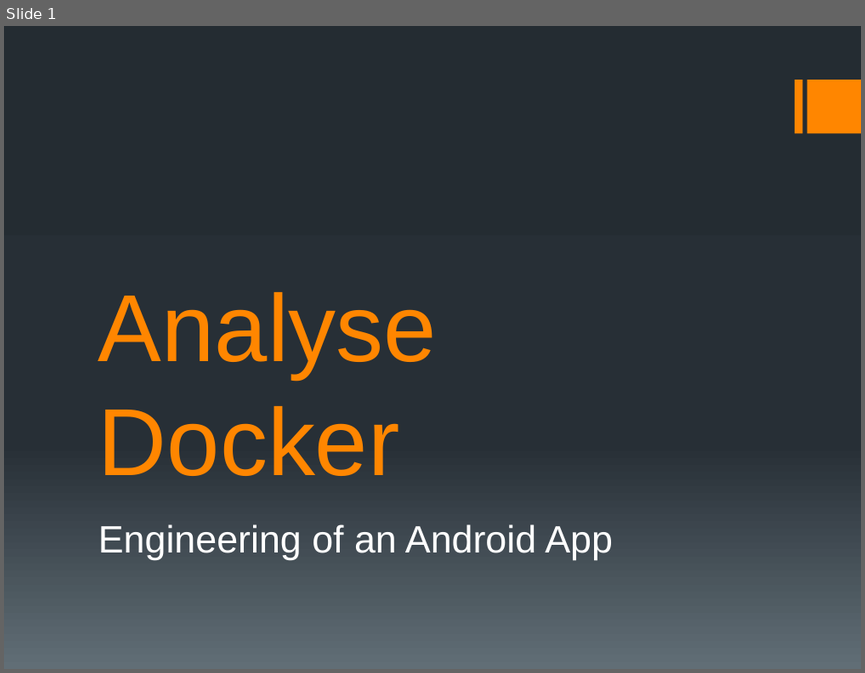
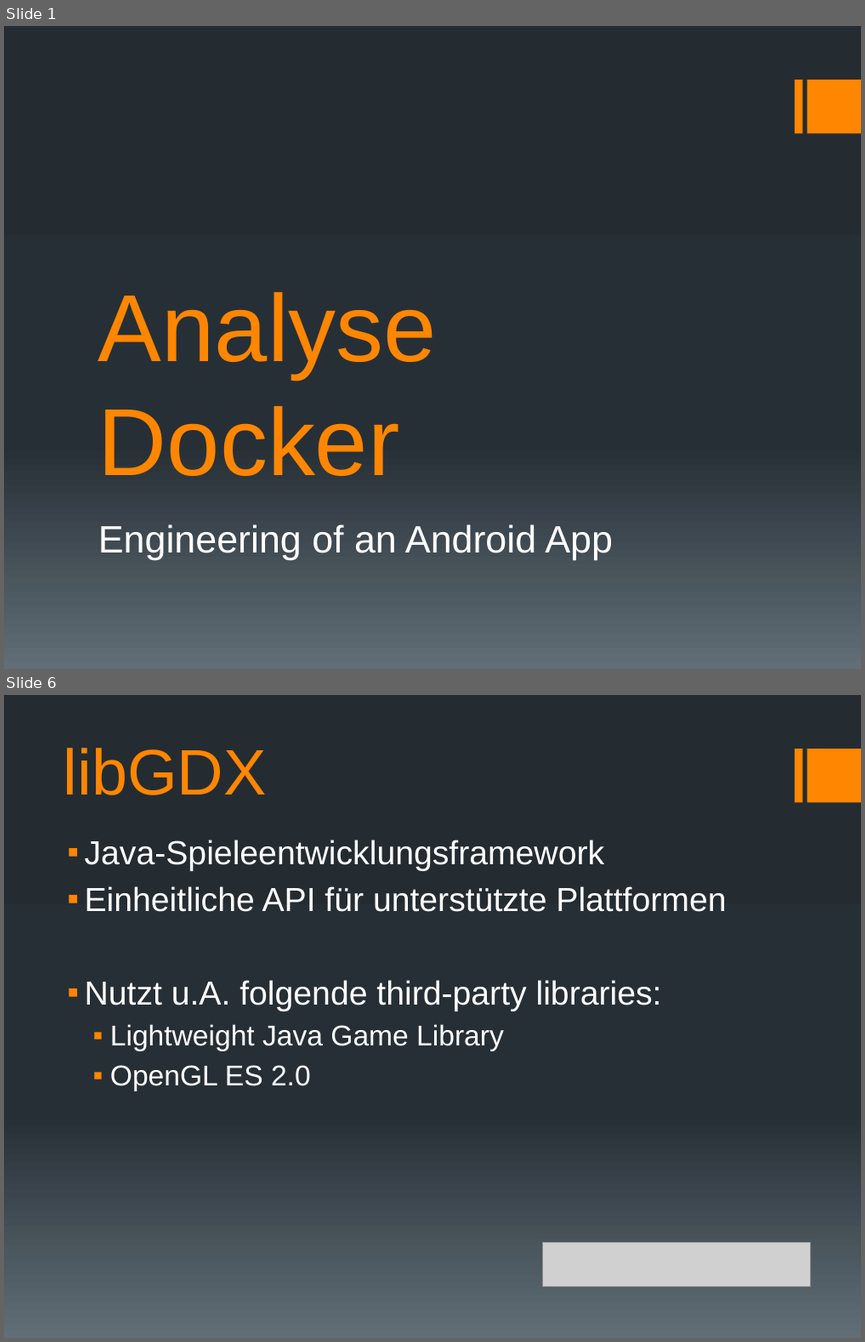
Before and after one commit to docker-apps/Docker, a slide deck: Documents/Analyse/Analyse_Präsentation_v1.pptx. Shown one above the other, each under a label of ours: slide 1 before the commit, slides 1 and 6 after it; the slides between them are not shown. The pictures are 865x673 and 865x1342 pixels, drawn with LibreOffice and Linux fonts; fonts in the diff are those of the drawing; grey boxes stand for pictures. Boxes give left, top, right and bottom in pixels: in the first picture for what was removed or moved away, otherwise in the second. Text is boxed around its words. In the diff, an @@ line names an element or a change of style, - is before the commit and + after.

```diff
--- a/Documents/Analyse/Analyse_Präsentation_v1.pptx
+++ b/Documents/Analyse/Analyse_Präsentation_v1.pptx
@@ slide 6 added at (4,695,861,1338), background gradient #242C33 to #273037 to #636D76; not listed: 2 template elements that a slide beside it also shows @@
@@ title added at (63,748,266,795), 54 pt, text #FF8600 @@
+libGDX
@@ text added at (85,839,726,1091), 28 pt, text #FFFFFF @@
+▪ Java-Spieleentwicklungsframework
+▪ Einheitliche API für unterstützte Plattformen
+▪ Nutzt u.A. folgende third-party libraries:
+  ▪ Lightweight Java Game Library
+  ▪ OpenGL ES 2.0
@@ picture added at (543,1242,811,1287) @@
```
Also in this commit, not shown: 2 slides changed, 5 other slides added, 2 slides removed.
